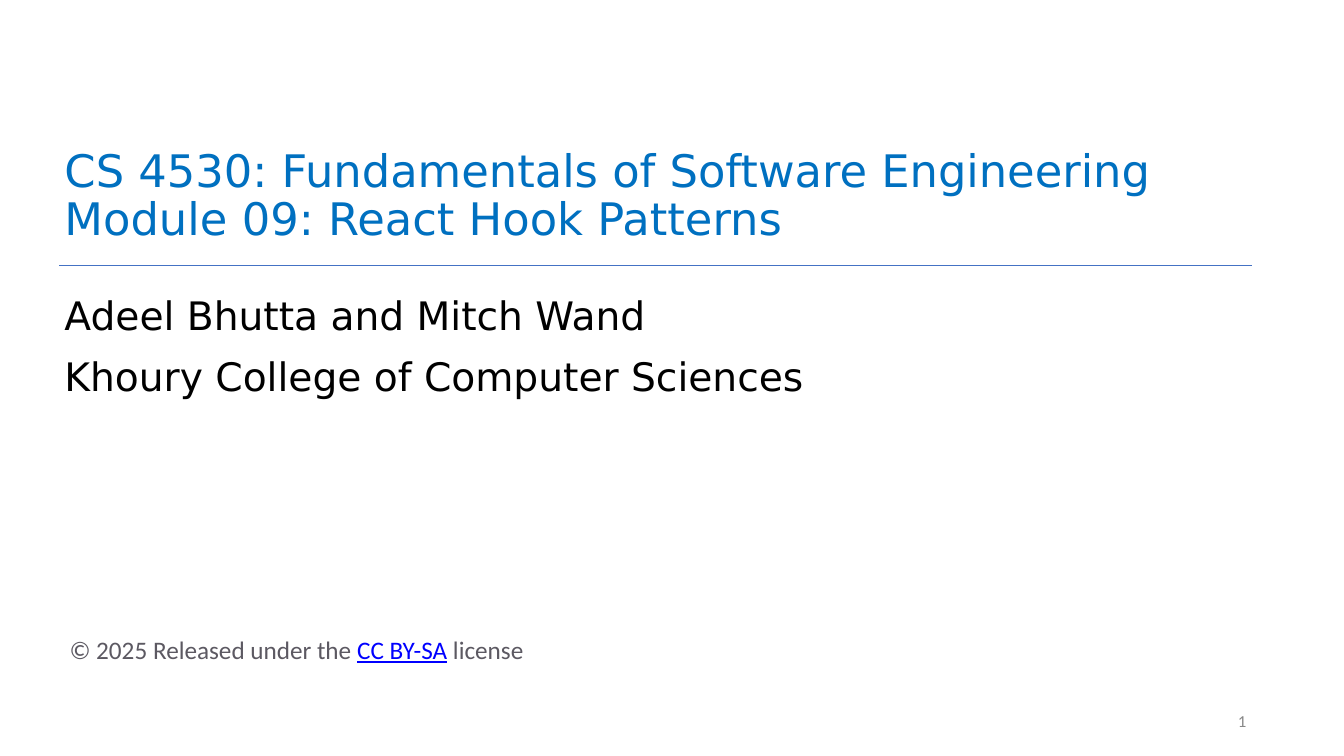
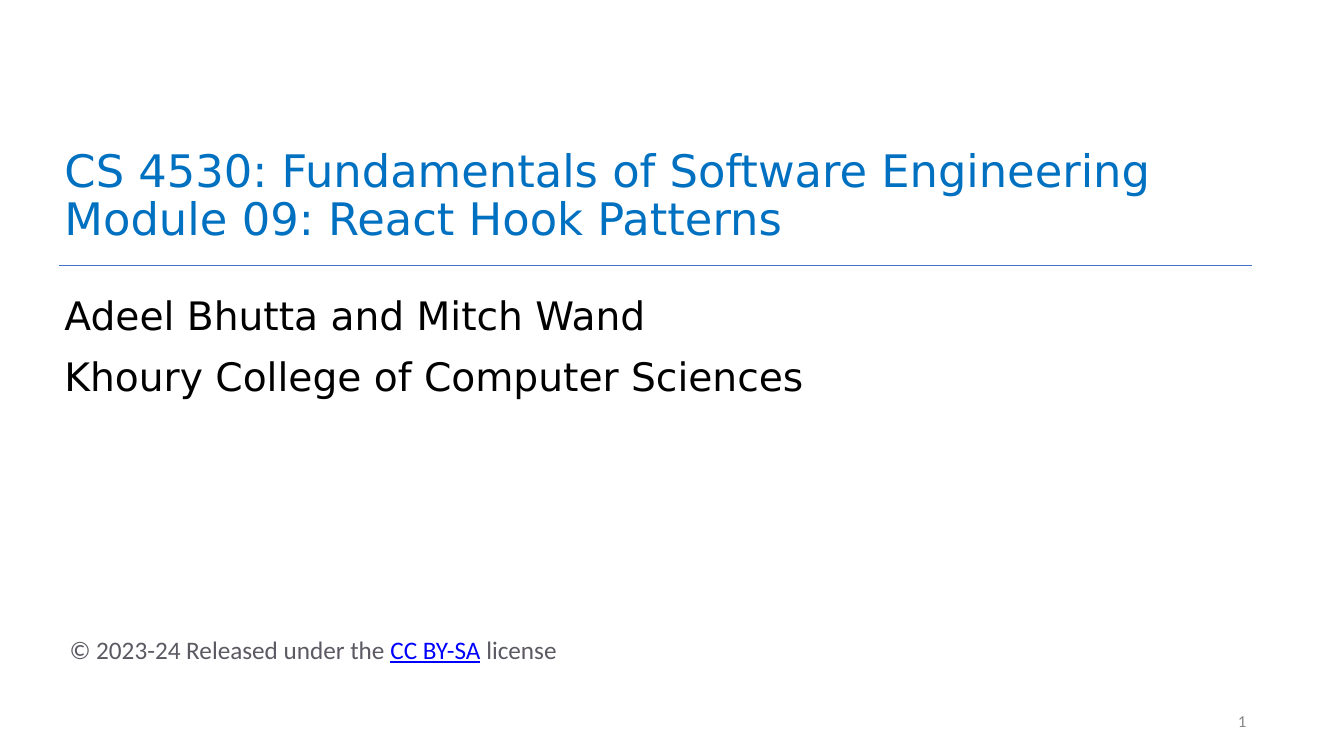
Before and after one commit to neu-se/CS4530-Spring-2025, a slide deck: slide 1 of Slides/Module 09 React Hooks.pptx. Drawn at 1344x756 pixels with LibreOffice and Linux fonts; fonts in the diff are those of the drawing. Boxes give left, top, right and bottom in pixels: in the first picture for what was removed or moved away, otherwise in the second. Text is boxed around its words. In the diff, an @@ line names an element or a change of style, - is before the commit and + after.

```diff
--- a/Slides/Module 09 React Hooks.pptx
+++ b/Slides/Module 09 React Hooks.pptx
@@ text at (x1=96, y1=641, x2=556, y2=663): text changed @@
-© 2025 Released under the CC BY-SA license
+© 2023-24 Released under the CC BY-SA license
```
Also in this commit, not shown: 7 other slides changed, 5 slides added, 1 slide removed, 4 other files.
